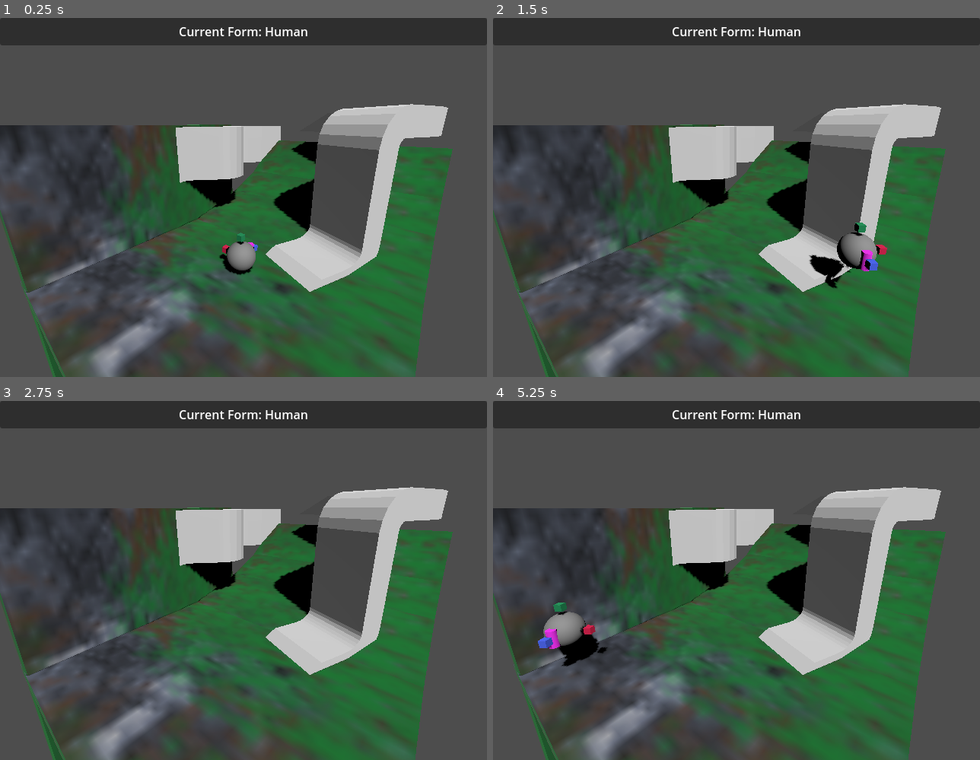
Above: before the commit, frames 1-4 (two rows, left to right).
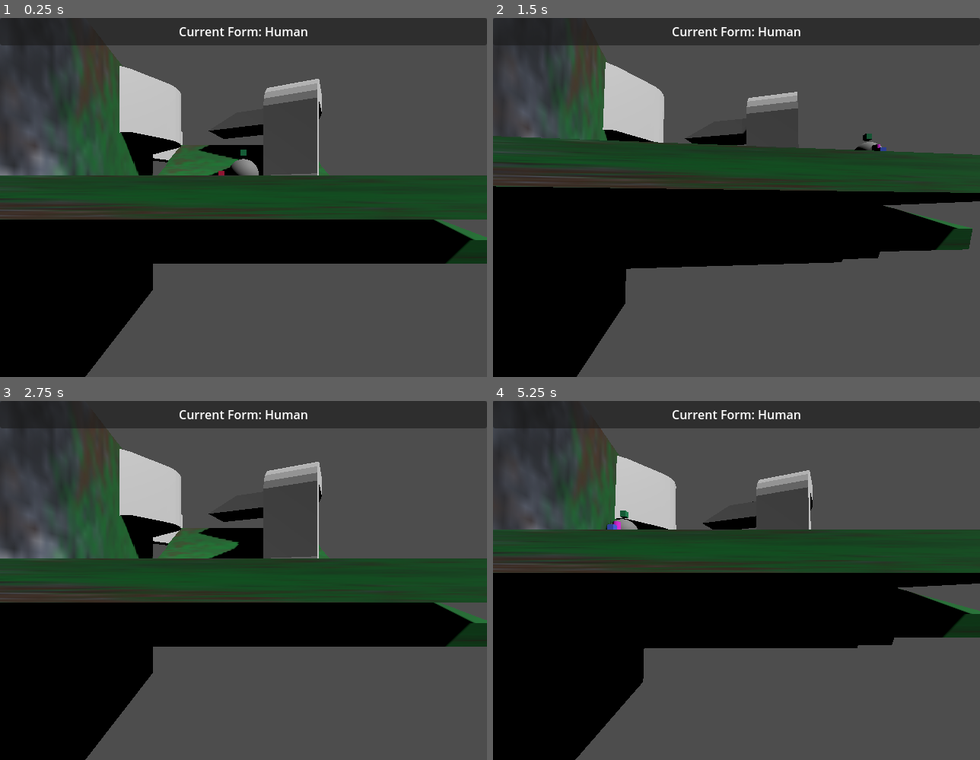
Above: after the commit, the same moments.

Repository: LettucePie/druid
Game: Godot game, scene res://playscenes/play_0.tscn
The game is run twice, just before and just after one commit, with the same random seed, the same clock (stepped at 60 frames per second) and the same inputs.
Inputs:
- Up to frame 1 (0.25 s): no input
- Up to frame 2 (1.5 s): tap Enter (ui_accept) at 0.5 s; hold D (move_right) 0.53-1.28 s; tap K (cam_down, bound only after the commit) at 0.6 s; tap Space (jump) at 0.77 s; tap J (cam_left, bound only after the commit) at 0.8, 1.35 s; hold S (move_down) from 1.28 s (still down)
- Up to frame 3 (2.75 s): tap Space (jump) at 1.52 s; tap L (cam_right, bound only after the commit) at 1.55, 2.1 s; release S (move_down) at 2.03 s; hold D (move_right) from 2.03 s (still down); tap I (cam_up, bound only after the commit) at 2.3 s
- Up to frame 4 (5.25 s): tap Enter (ui_accept) at 2.75 s; release D (move_right) at 2.78 s; hold W (move_up) 2.78-3.53 s; tap I (cam_up, bound only after the commit) at 2.85 s; tap Space (jump) at 3.02, 3.77, 4.52 s; tap K (cam_down, bound only after the commit) at 3.05, 3.6 s; hold A (move_left) 3.53-5.03 s; tap J (cam_left, bound only after the commit) at 3.8, 4.35 s; tap L (cam_right, bound only after the commit) at 4.55, 5.1 s; hold S (move_down) from 5.03 s (still down)

The runs differ from the first frame. In frame 1, 61% of the frame differs, in the area x 0-100%, y 7-100%; in frame 2, 60%; in frame 3, 61%; in frame 4, 62%.

Commit message:
added basic camera control

Diff:
--- a/core/player.gd
+++ b/core/player.gd
@@ -5,6 +5,7 @@
 ## Signals
 signal request_form_wheel()
 signal report_current_form(form)
+signal request_cam_movement(direction)
 
 
 ## Movement Variables
@@ -71,6 +72,33 @@
 
 
 ###
+### Camera Input Block
+###
+func cam_process(delta):
+	current_cam = get_viewport().get_camera_3d()
+	var input : Vector2 = Vector2(
+		Input.get_axis("cam_left", "cam_right"),
+		Input.get_axis("cam_up", "cam_down")
+	).limit_length(1.0)
+
+	## Why am I doing this?
+	## This gets me the exact angle from camera input vector to \
+	## Camera Position forward, which is neat but why?
+#	var orient : Vector3 = input * current_cam.global_transform.basis
+#	var cam_forward : Vector3 = \
+#		Vector3.FORWARD * current_cam.global_transform.basis
+#	var cam_up : Vector3 = \
+#		Vector3.UP * current_cam.global_transform.basis
+#	var angle_from_forward = cam_forward.angle_to(orient)
+
+	var parent_dial = current_cam.get_parent()
+	if parent_dial.name == "cam_dial":
+		parent_dial.rotate_y(input.x * delta)
+		var dial_right = parent_dial.transform.basis * Vector3.RIGHT
+		parent_dial.rotate(dial_right, input.y * delta)
+
+
+###
 ### Movement Input Block
 ###
 func update_up(up : Vector3):
@@ -91,35 +119,47 @@
 
 
 func movement_process(delta : float):
-	## Climbing / Steepness
+	## Get the Latest Collision data to reference the new Up Direction \
+	## Based on the Normal of the collision.
 	var col = get_last_slide_collision()
 	if col != null:
 		if col.get_normal() != get_up_direction():
 			if Vector3.UP.angle_to(col.get_normal()) < climb_angle:
 				update_up(col.get_normal())
 
-	var input_h = Input.get_axis("move_left", "move_right")
-	var input_v = Input.get_axis("move_up", "move_down")
-	var input_vec : Vector3 = Vector3(input_h, 0, input_v).limit_length(1.0)
+	## Gather input vector for movement.
+	var input_vec : Vector3 = Vector3(
+		Input.get_axis("move_left", "move_right"),
+		0,
+		Input.get_axis("move_up", "move_down")).limit_length(1.0)
+
+	## Orientate the input vector to the camera angle.
+	## **Note** This is currently limited to the aspect of walking on \
+	## the ground, and only the ground.
 	var direction = input_vec.rotated(Vector3.UP, current_cam.global_rotation.y)
+
+	## Get the Floor Angle by comparing the floor normal against Vector3.UP.
+	## Then get the cross product to find a perpindicular axis to rotate \
+	## the Orientated Input vector upon, by Floor Angle amount.
 	var floor_angle : float = Vector3.UP.angle_to(get_up_direction())
-#	print("Angle from UP: ", floor_angle)
 	var cross_vec : Vector3 = Vector3.UP.cross(get_up_direction()).normalized()
 	if cross_vec != Vector3.ZERO:
 		direction = direction.rotated(cross_vec, floor_angle)
 
-	## Turn the Swivel Ring to match the input direction.
-	## Swivel ring is used to help align the players input with
-	## Mesh and Edge Detection.
-
 	## Check if moving at all before bothering with edge_ray
 	var blended_normal : Vector3 = get_up_direction()
 	if direction.length_squared() > 0.0:
+
+		## Turn the Swivel Ring to match the input direction.
+		## Swivel ring is used to help align the players input with
+		## Mesh and Edge Detection.
 		turn_swivel_ring(direction)
+
 		## Move Edge Ray further when full sprinting and closer when creeping
 		## adds realism to the accuracy of the edge_detection
 		edge_ray.position.z = lerp(0.0, -0.5, direction.length_squared() / 1.0)
 		if edge_ray.is_colliding():
+
 			## Set the blended_normal to the halfway between the detected
 			## normal and the current up direction to enhance the
 			## Magnet Pull while moving.
@@ -128,20 +168,22 @@
 			and Vector3.UP.angle_to(blended_normal) < climb_angle:
 				update_up(blended_normal)
 
+	## Finally, apply the velocity
 	if is_on_floor() or is_on_wall():
 		velocity = direction * SPEED
 	else:
+
 		## Check if the Magnet Ray is colliding, if so pull the player to it
-		## by subtracting up normal against the velocity.
+		## by subtracting blended_normal from the velocity.
 		if $magnet_ray.is_colliding() and floor_angle >= MAG_ANGLE:
-#			print("Magnet ray is pulling for wall : ", is_on_wall())
 			velocity -= blended_normal * MAG_PULL
-#			velocity -= blended_normal * delta
 		else:
 			if blended_normal != Vector3.UP:
 				update_up(Vector3.UP)
 			velocity.y -= gravity * delta
 
+	## For Testing Purposes.
+	## Resets player to Center if they "fall out"
 	if position.y < -10:
 		velocity = Vector3.ZERO
 		position = Vector3(0, 2, 0)
@@ -163,7 +205,7 @@
 
 
 func _physics_process(delta):
-	current_cam = get_viewport().get_camera_3d()
+	cam_process(delta)
 	movement_process(delta)
 	action_process(delta)
 	move_and_slide()
--- a/project.godot
+++ b/project.godot
@@ -49,21 +49,25 @@
 cam_left={
 "deadzone": 0.15,
 "events": [Object(InputEventJoypadMotion,"resource_local_to_scene":false,"resource_name":"","device":-1,"axis":2,"axis_value":-1.0,"script":null)
+, Object(InputEventKey,"resource_local_to_scene":false,"resource_name":"","device":-1,"window_id":0,"alt_pressed":false,"shift_pressed":false,"ctrl_pressed":false,"meta_pressed":false,"pressed":false,"keycode":0,"physical_keycode":74,"key_label":0,"unicode":106,"echo":false,"script":null)
 ]
 }
 cam_right={
 "deadzone": 0.5,
 "events": [Object(InputEventJoypadMotion,"resource_local_to_scene":false,"resource_name":"","device":-1,"axis":2,"axis_value":1.0,"script":null)
+, Object(InputEventKey,"resource_local_to_scene":false,"resource_name":"","device":-1,"window_id":0,"alt_pressed":false,"shift_pressed":false,"ctrl_pressed":false,"meta_pressed":false,"pressed":false,"keycode":0,"physical_keycode":76,"key_label":0,"unicode":108,"echo":false,"script":null)
 ]
 }
 cam_up={
 "deadzone": 0.15,
 "events": [Object(InputEventJoypadMotion,"resource_local_to_scene":false,"resource_name":"","device":-1,"axis":3,"axis_value":-1.0,"script":null)
+, Object(InputEventKey,"resource_local_to_scene":false,"resource_name":"","device":-1,"window_id":0,"alt_pressed":false,"shift_pressed":false,"ctrl_pressed":false,"meta_pressed":false,"pressed":false,"keycode":0,"physical_keycode":73,"key_label":0,"unicode":105,"echo":false,"script":null)
 ]
 }
 cam_down={
 "deadzone": 0.5,
 "events": [Object(InputEventJoypadMotion,"resource_local_to_scene":false,"resource_name":"","device":-1,"axis":3,"axis_value":1.0,"script":null)
+, Object(InputEventKey,"resource_local_to_scene":false,"resource_name":"","device":-1,"window_id":0,"alt_pressed":false,"shift_pressed":false,"ctrl_pressed":false,"meta_pressed":false,"pressed":false,"keycode":0,"physical_keycode":75,"key_label":0,"unicode":107,"echo":false,"script":null)
 ]
 }
 form_switcher={
--- a/stages/stage_0.tscn
+++ b/stages/stage_0.tscn
@@ -19,9 +19,10 @@
 checkpoint_spawns = [NodePath("spawn_0")]
 
 [node name="cam_dial" type="Node3D" parent="."]
+transform = Transform3D(1, 0, 0, 0, 1, 0, 0, 0, 1, 0, 0, 0)
 
 [node name="Room_Cam" type="Camera3D" parent="cam_dial"]
-transform = Transform3D(0.771658, -0.190021, 0.606989, 0, 0.954329, 0.298758, -0.636038, -0.230539, 0.736416, 4.51547, 5.02769, 5.35311)
+transform = Transform3D(1, 0, 0, 0, 1, 0, 0, 0, 1, 0, 0, 7.6449)
 current = true
 
 [node name="floor" type="StaticBody3D" parent="."]
